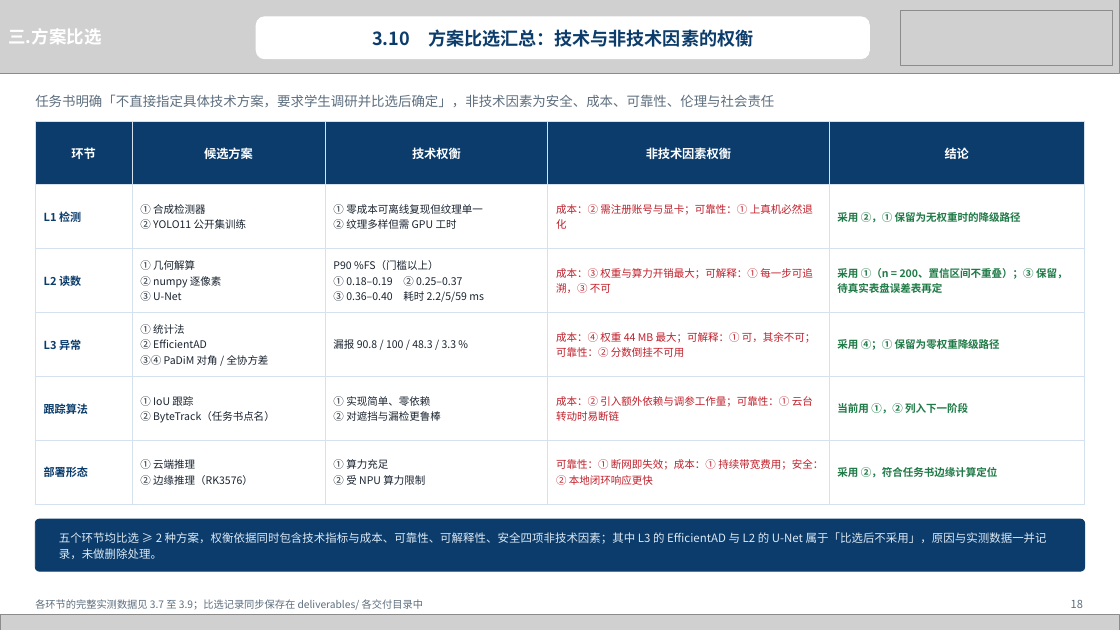
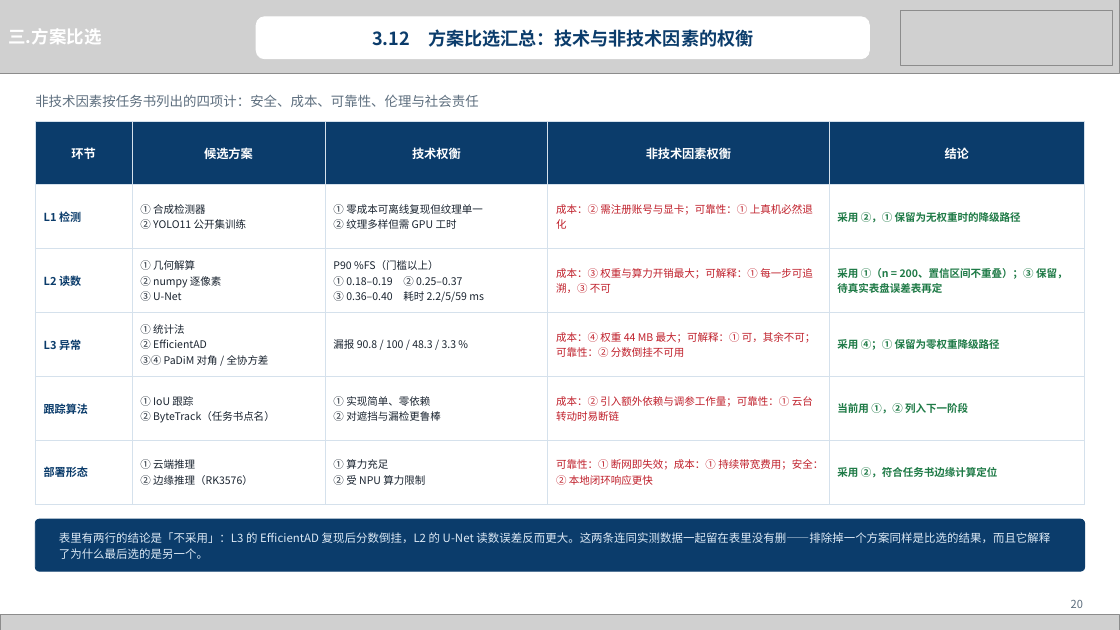
Before and after one commit to heizitalk666/2026summer, a slide deck: slide 20 of deliverables/中期答辩.pptx (slide 18 before the commit). Drawn at 1120x630 pixels with LibreOffice and Linux fonts; fonts in the diff are those of the drawing; grey boxes stand for pictures. Boxes give left, top, right and bottom in pixels: in the first picture for what was removed or moved away, otherwise in the second. Text is boxed around its words. In the diff, an @@ line names an element or a change of style, - is before the commit and + after.

```diff
--- a/deliverables/中期答辩.pptx
+++ b/deliverables/中期答辩.pptx
@@ text at [372, 29, 753, 47]: text changed @@
-3.10 方案比选汇总：技术与非技术因素的权衡
+3.12 方案比选汇总：技术与非技术因素的权衡
@@ text at [35, 94, 478, 107]: text changed @@
-任务书明确「不直接指定具体技术方案，要求学生调研并比选后确定」，非技术因素为安全、成本、可靠性、伦理与社会责任
+非技术因素按任务书列出的四项计：安全、成本、可靠性、伦理与社会责任
@@ text at [59, 532, 1050, 559]: text changed @@
-五个环节均比选 ≥ 2 种方案，权衡依据同时包含技术指标与成本、可靠性、可解释性、安全四项非技术因素；其中 L3 的 EfficientAD 与 L2 的 U-Net 属于「比选后不采用」，原因与实测数据一并记录，未做删除处理。
+表里有两行的结论是「不采用」：L3 的 EfficientAD 复现后分数倒挂，L2 的 U-Net 读数误差反而更大。这两条连同实测数据一起留在表里没有删——排除掉一个方案同样是比选的结果，而且它解释了为什么最后选的是另一个。
@@ text removed at [35, 599, 423, 610] @@
-各环节的完整实测数据见 3.7 至 3.9；比选记录同步保存在 deliverables/ 各交付目录中
@@ text at [1071, 600, 1083, 608]: text changed @@
-18
+20
```
Also in this commit, not shown: 21 other slides changed, 2 slides added, 4 other files.
